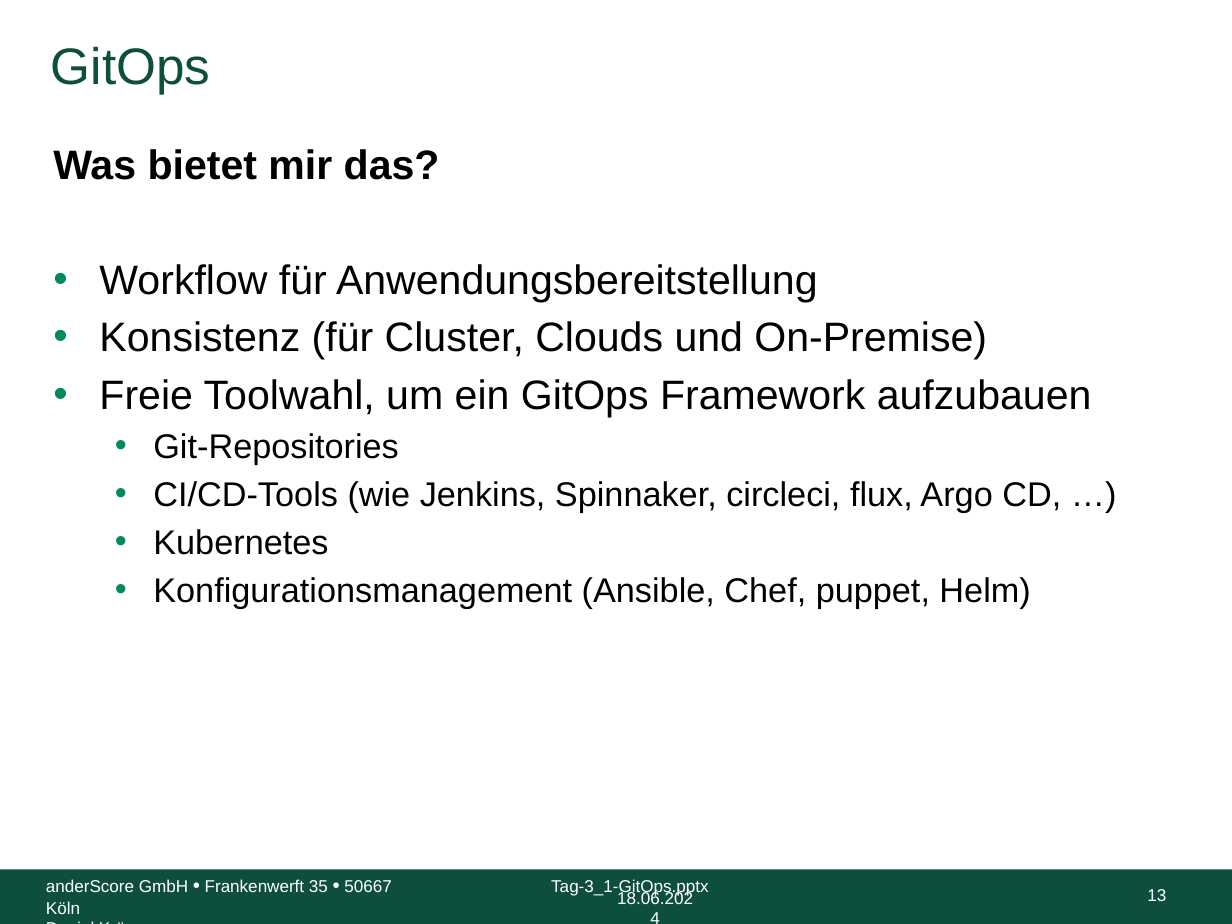
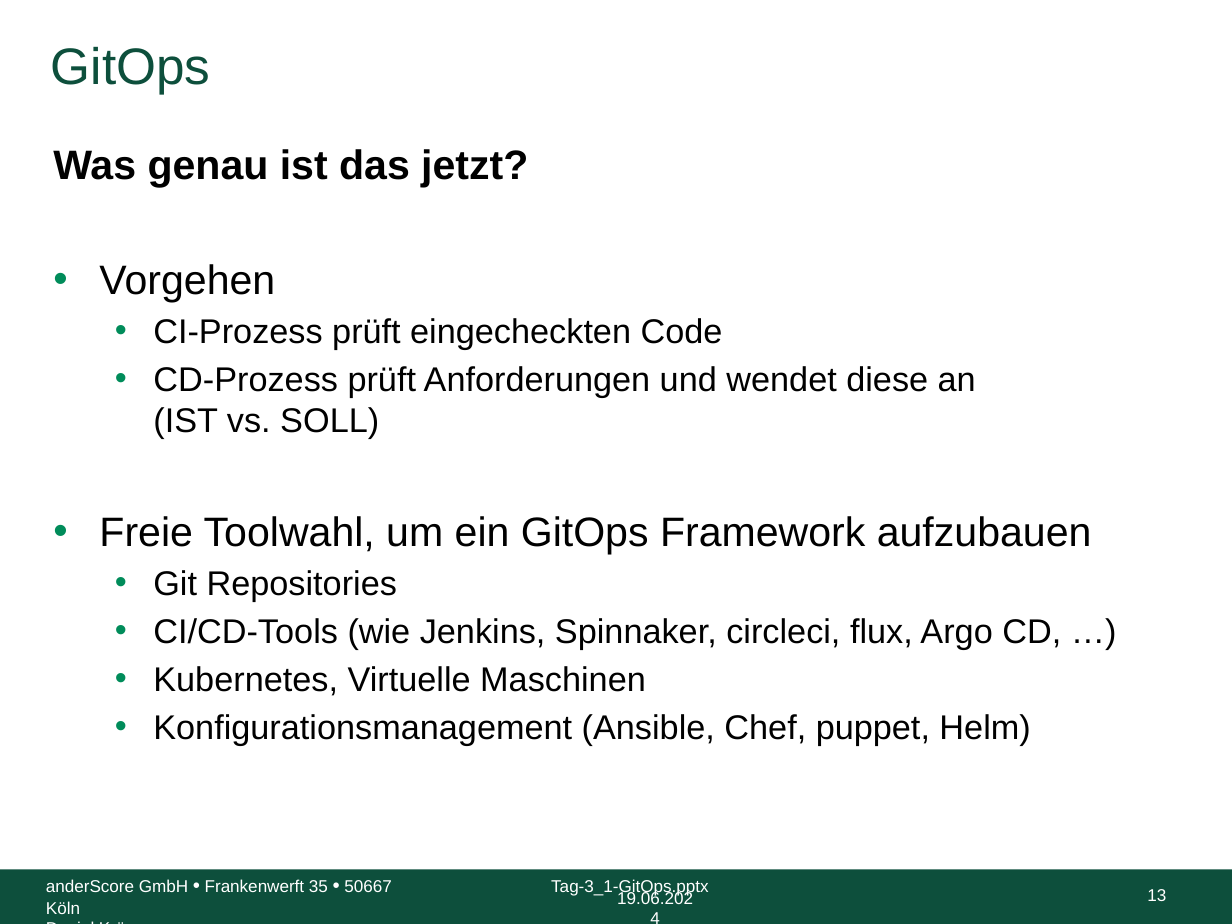
Before and after one commit to anderscore-gmbh/gitlab, a slide deck: slide 13 of slides/Tag-3_1-GitOps.pptx. Drawn at 1232x924 pixels with LibreOffice and Linux fonts; fonts in the diff are those of the drawing; background and template pictures are left out. Boxes give left, top, right and bottom in pixels: in the first picture for what was removed or moved away, otherwise in the second. Text is boxed around its words. In the diff, an @@ line names an element or a change of style, - is before the commit and + after.

```diff
--- a/slides/Tag-3_1-GitOps.pptx
+++ b/slides/Tag-3_1-GitOps.pptx
@@ text at (53, 149, 976, 439): text changed; size 24 to 20 pt @@
-Was bietet mir das?
-• Workflow für Anwendungsbereitstellung
-• Konsistenz (für Cluster, Clouds und On-Premise)
+Was genau ist das jetzt?
+• Vorgehen
+  • CI-Prozess prüft eingecheckten Code
+  • CD-Prozess prüft Anforderungen und wendet diese an
+    (IST vs. SOLL)
@@ text at (153, 570, 397, 602): text changed @@
-  • Git-Repositories
+  • Git Repositories
@@ text at (153, 666, 646, 696): text changed @@
-  • Kubernetes
+  • Kubernetes, Virtuelle Maschinen
@@ text at (617, 890, 693, 904): text changed @@
-18.06.2024
+19.06.2024
```
Also in this commit, not shown: 35 other slides changed, 1 slide added, 5 other files.
